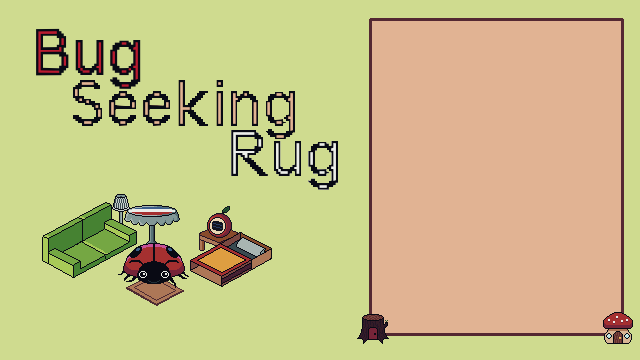
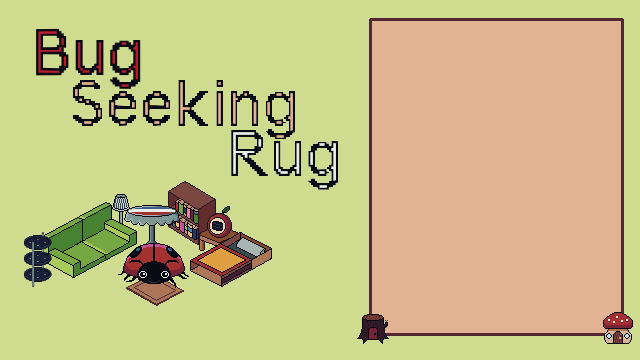
Layers edited between the first and the second (640, 360) image:
moved "Pasted Layer #2" above "Comp" over (x1=168, y1=205, x2=180, y2=234)
added layer "bookshelf.png" above "buttonshelf.png" over (x1=168, y1=181, x2=216, y2=245)
added layer "buttonshelf.png" above "couch" over (x1=24, y1=232, x2=52, y2=287)